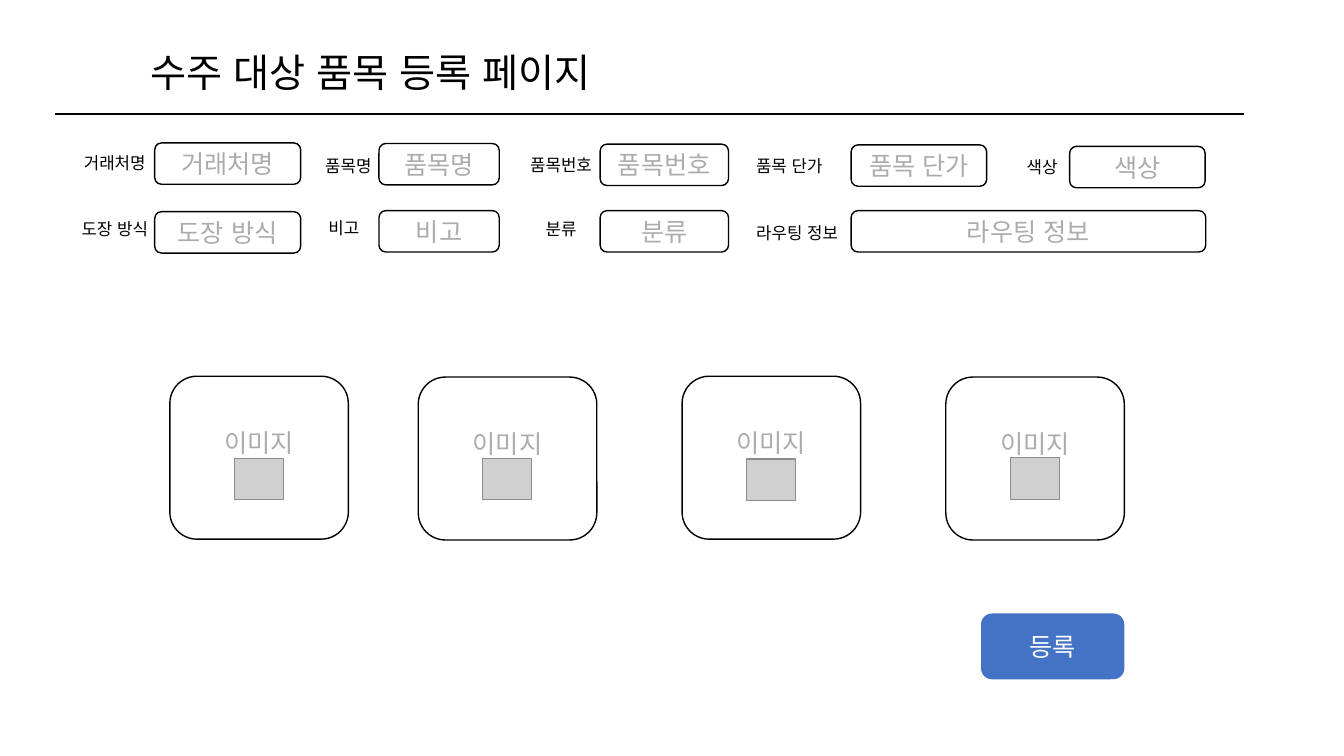
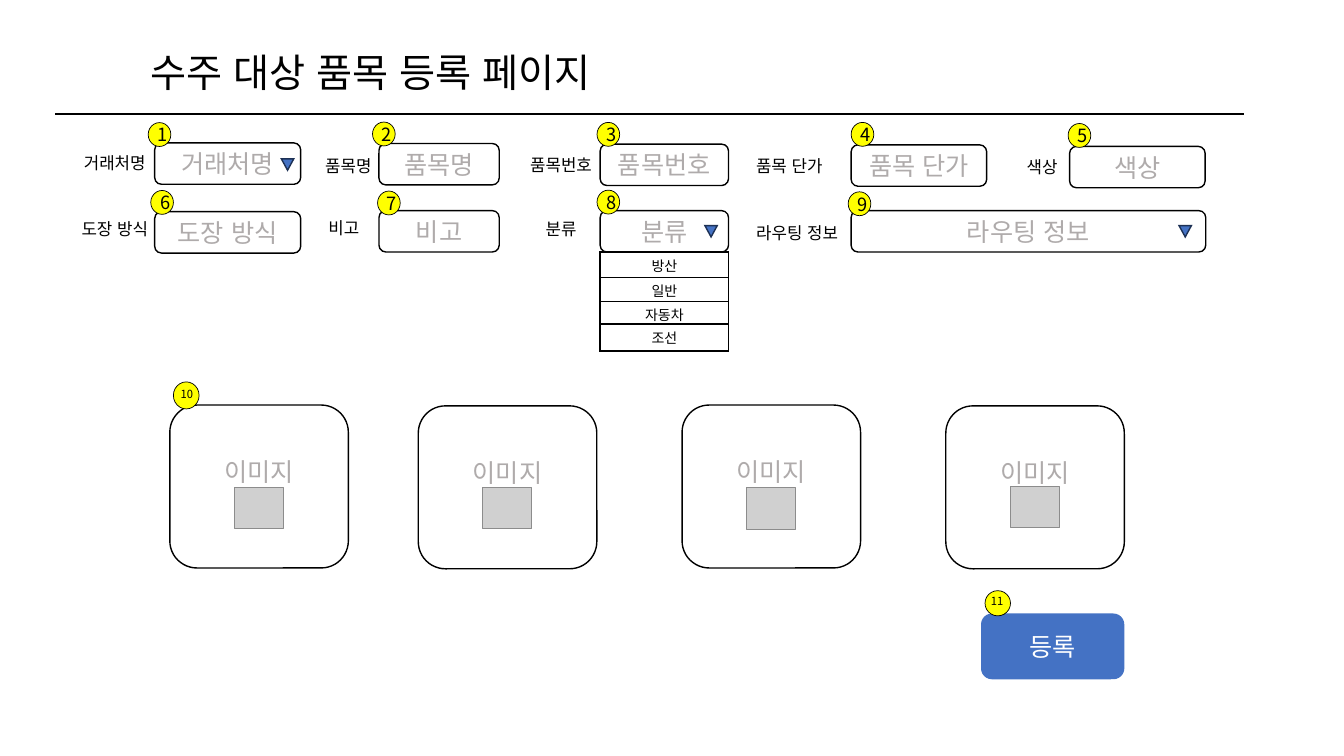
Before and after one commit to wjdgotjd28-del/mes_tripleJ, a slide deck: slide 1 of 화면 설계서/1. 수주대상 품목 등록 페이지.pptx. Drawn at 1344x756 pixels with LibreOffice and Linux fonts; fonts in the diff are those of the drawing; grey boxes stand for pictures. Boxes give left, top, right and bottom in pixels: in the first picture for what was removed or moved away, otherwise in the second. Text is boxed around its words. In the diff, an @@ line names an element or a change of style, - is before the commit and + after.

```diff
--- a/화면 설계서/1. 수주대상 품목 등록 페이지.pptx
+++ b/화면 설계서/1. 수주대상 품목 등록 페이지.pptx
@@ ellipse added at box(148, 123, 170, 147), fill #FFFF00, outline #000000 0.5 pt, 13 pt, text #000000 @@
+1
@@ ellipse added at box(373, 122, 395, 146), fill #FFFF00, outline #000000 0.5 pt, 13 pt, text #000000 @@
+2
@@ ellipse added at box(597, 122, 619, 146), fill #FFFF00, outline #000000 0.5 pt, 13 pt, text #000000 @@
+3
@@ ellipse added at box(851, 122, 873, 146), fill #FFFF00, outline #000000 0.5 pt, 13 pt, text #000000 @@
+4
@@ ellipse added at box(1069, 124, 1091, 148), fill #FFFF00, outline #000000 0.5 pt, 13 pt, text #000000 @@
+5
@@ flow chart merge added at box(281, 159, 293, 170), fill #4472C4, outline #1E3256 1 pt @@
@@ ellipse added at box(151, 191, 173, 215), fill #FFFF00, outline #000000 0.5 pt, 13 pt, text #000000 @@
+6
@@ ellipse added at box(378, 192, 400, 216), fill #FFFF00, outline #000000 0.5 pt, 13 pt, text #000000 @@
+7
@@ ellipse added at box(597, 191, 619, 215), fill #FFFF00, outline #000000 0.5 pt, 13 pt, text #000000 @@
+8
@@ ellipse added at box(848, 192, 870, 216), fill #FFFF00, outline #000000 0.5 pt, 13 pt, text #000000 @@
+9
@@ flow chart merge added at box(705, 226, 717, 237), fill #4472C4, outline #1E3256 1 pt @@
@@ flow chart merge added at box(1180, 226, 1192, 237), fill #4472C4, outline #1E3256 1 pt @@
@@ rectangle added at box(600, 252, 728, 279), fill #FFFFFF, outline #000000 1 pt, 10 pt, text #000000 @@
+방산
@@ rectangle added at box(600, 277, 728, 304), fill #FFFFFF, outline #000000 1 pt, 10 pt, text #000000 @@
+일반
@@ rectangle added at box(600, 301, 728, 329), fill #FFFFFF, outline #000000 1 pt, 10 pt, text #000000 @@
+자동차
@@ rectangle added at box(600, 324, 728, 351), fill #FFFFFF, outline #000000 1 pt, 10 pt, text #000000 @@
+조선
@@ ellipse added at box(173, 382, 200, 409), fill #FFFF00, outline #000000 0.5 pt @@
@@ text added at box(181, 389, 193, 398), 8 pt, text #000000 @@
+10
@@ 4 pictures, 4 rounded rectangles: place and size @@
-4 pictures, 4 rounded rectangles at box(169, 376, 1124, 540)
+4 pictures, 4 rounded rectangles at box(169, 405, 1124, 570)
@@ ellipse added at box(985, 591, 1010, 616), fill #FFFF00, outline #000000 0.5 pt @@
@@ text added at box(991, 596, 1003, 605), 8 pt, text #000000 @@
+11
```
Also in this commit, not shown: 1 slide added, 26 other files.
